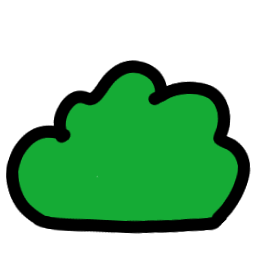
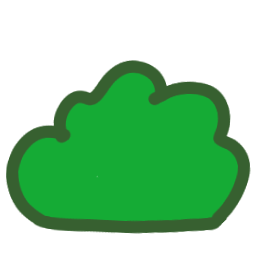
Comparing the layer stacks of the two 256 × 256 images. Changes:
painted on "Background" over 6, 60, 251, 234
